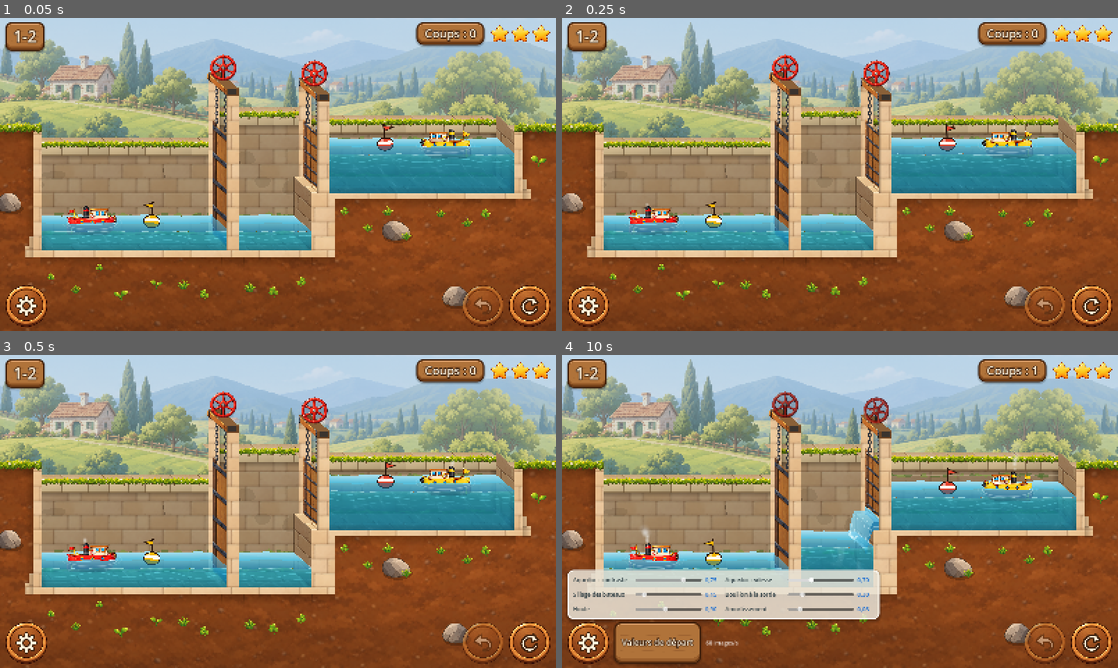
Above: before the commit, frames 1-4 (two rows, left to right).
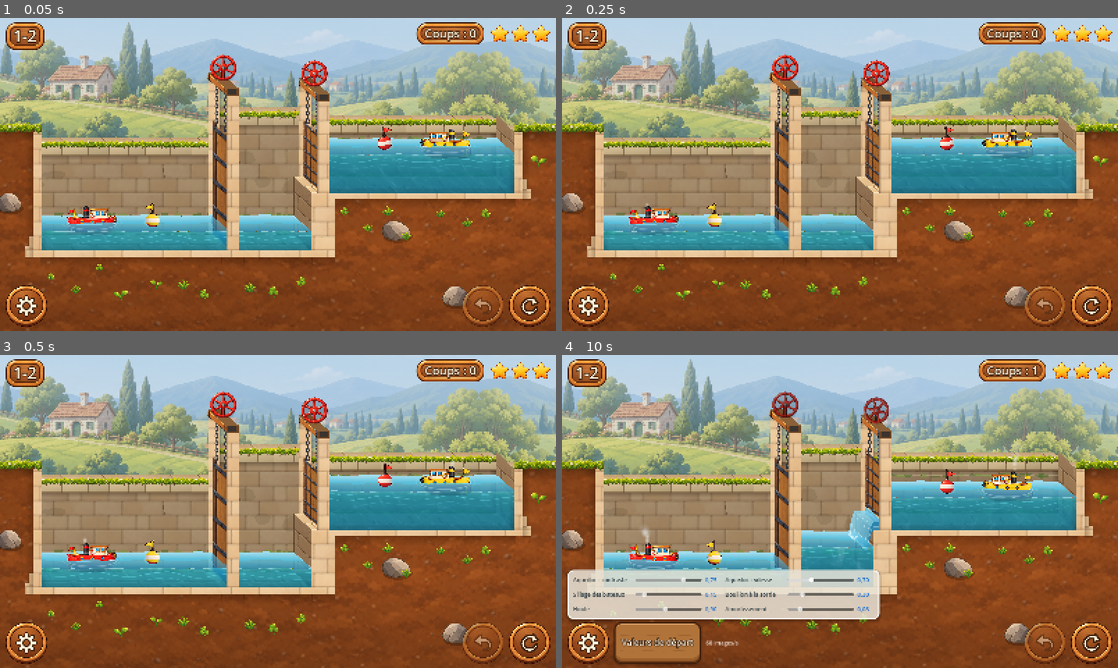
Above: after the commit, the same moments.

Repository: VincentDebaty/station
Game: Godot game, scene res://principal.tscn
Two runs of this game, one before a commit and one after it. Both use one fixed random seed, a clock stepped at 60 frames per second and the inputs below.
Inputs (mouse positions are in pixels of both pictures, inside the frame that each line leads up to):
- Up to frame 1 (0.05 s): no input
- Up to frame 2 (0.25 s): no input
- Up to frame 3 (0.5 s): no input
- Up to frame 4 (10 s): click (1090, 642) at 0.5 s; click (589, 642) at 1.25 s; click "Valeurs de départ" at 2 s; click (1090, 642) at 2.75 s; click (589, 642) at 3.52 s; click (1090, 642) at 4.25 s; click (589, 642) at 5 s; click "Valeurs de départ" at 5.75 s; click "Valeurs de départ" at 6.5 s; move the mouse to (962, 495) at 7.27 s; click (962, 495) at 7.42 s; move the mouse to (728, 527) at 8.02 s; click (728, 527) at 8.17 s; move the mouse to (895, 442) at 8.77 s; click (895, 442) at 8.92 s; move the mouse to (812, 574) at 9.52 s; click (812, 574) at 9.67 s

The runs differ from the first frame. In frame 1, 1.4% of the frame differs, in the area x 0-88%, y 1-68%; in frame 2, 1.4%; in frame 3, 1.4%; in frame 4, 1.4%.

Commit message:
La bouée et les plaques du haut deviennent les images peintes de Vincent
Vincent a généré art/bouee.png et art/plaque_bois.png d'après les prompts
d'ASSETS.md. Le chargement existait déjà ; deux réglages pour la bouée :
- elle est posée à mi-profondeur, comme les bateaux (D/2) : le sprite
  oubliait ce décalage, que seul le dessin appliquait ;
- sa flottaison passe juste sous la bande blanche (16 % de la hauteur sous
  l'eau, au lieu de 27 %), sur 60 px de haut.
Peinte en rouge, elle est repeinte en jaune, bleu ou vert pour les autres
bateaux, comme eux. La plaque est découpée en neuf sous le numéro du niveau et
le compteur de coups.

Photos du 1-2.

Co-Authored-By: Claude Opus 5.5 <noreply@anthropic.com>

Diff:
--- a/prototypes/ecluses-godot/canal.gd
+++ b/prototypes/ecluses-godot/canal.gd
@@ -1513,9 +1513,10 @@
 		if not _bouees_img.has(k):
 			var s := Sprite2D.new()
 			s.texture = _recadrer(load("res://art/bouee.png"))
-			var h := 52.0
+			var h := 60.0
 			s.scale = Vector2.ONE * h / s.texture.get_height()
-			s.offset = Vector2(0, -s.texture.get_height() * (0.5 - 0.27))    # le tiers bas sous l'eau
+			# la boule plonge d'un tiers : la flottaison juste sous la bande blanche
+			s.offset = Vector2(0, -s.texture.get_height() * (0.5 - 0.16))
 			s.flip_h = sens < 0.0
 			var repeint = REPEINTS[k % REPEINTS.size()]
 			if repeint != null:
@@ -1524,7 +1525,7 @@
 			add_child(s)
 			_bouees_img[k] = s
 		var sp: Sprite2D = _bouees_img[k]
-		sp.position = Vector2(x, y)
+		sp.position = Vector2(x, y) + D * 0.5      # à mi-profondeur, comme les bateaux
 		sp.rotation = rot
 		return
 	var t := Transform2D(rot, Vector2(1.25, 1.25), 0.0, Vector2(x, y))
Binary file added: prototypes/ecluses-godot/art/bouee.png
Not shown, added: prototypes/ecluses-godot/art/bouee.png.import
Binary file added: prototypes/ecluses-godot/art/plaque_bois.png
Not shown, added: prototypes/ecluses-godot/art/plaque_bois.png.import
